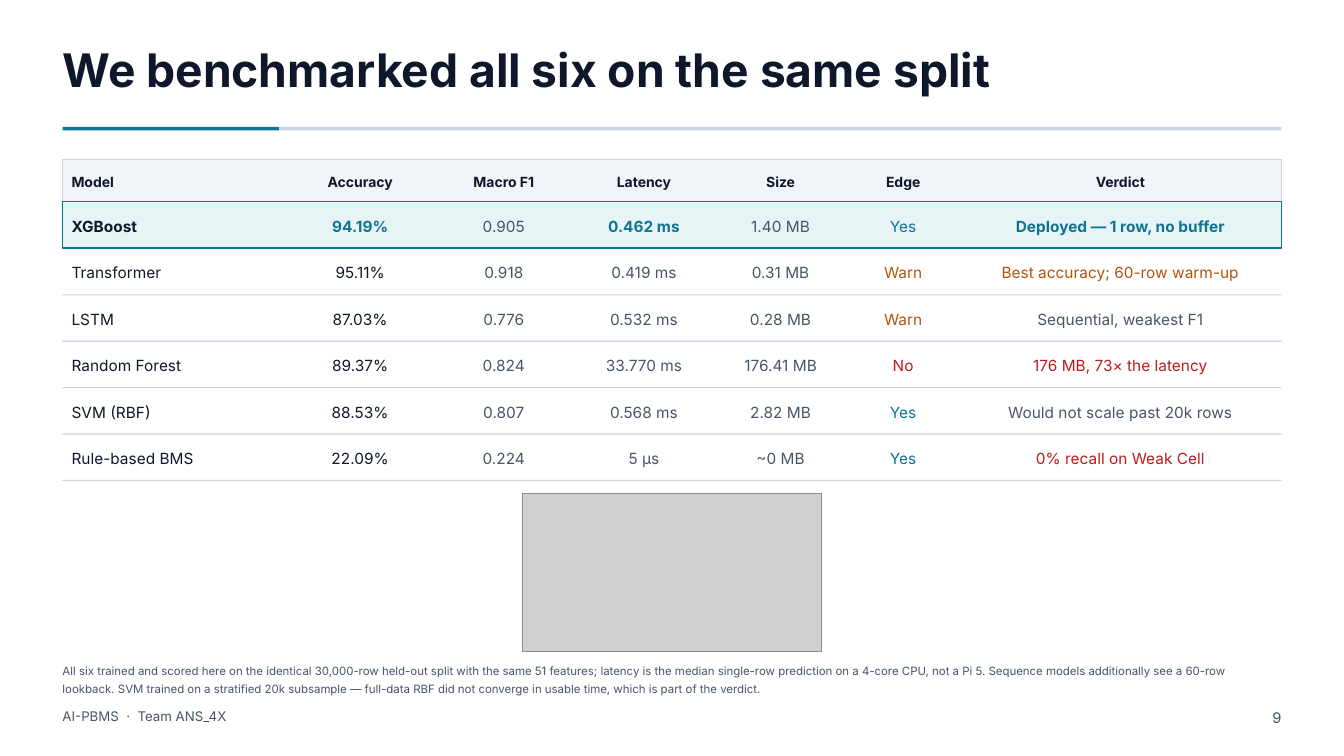
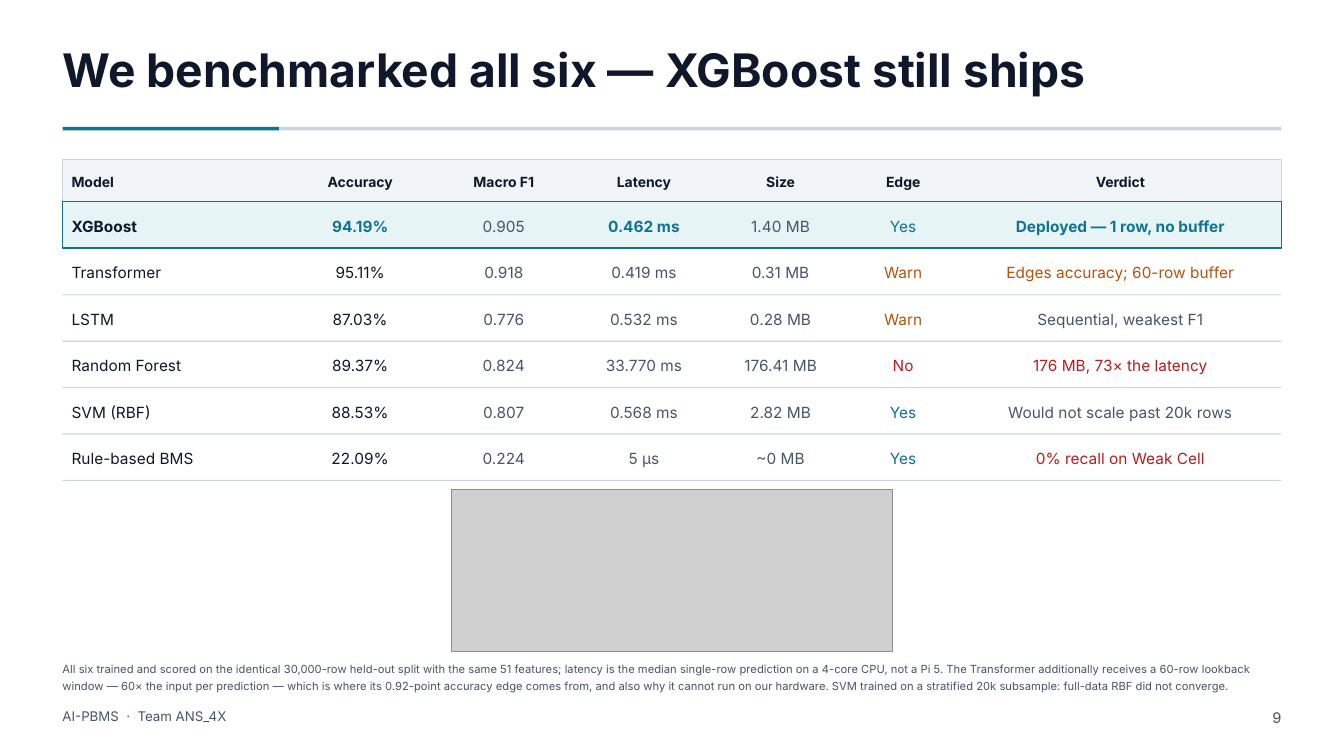
Before and after one commit to Adhi5504/Intelligent_BMS, a slide deck: slide 9 of AI_PBMS_Full_Deck.pptx. Drawn at 1344x756 pixels with LibreOffice and Linux fonts; fonts in the diff are those of the drawing; grey boxes stand for pictures. Boxes give left, top, right and bottom in pixels: in the first picture for what was removed or moved away, otherwise in the second. Text is boxed around its words. In the diff, an @@ line names an element or a change of style, - is before the commit and + after.

```diff
--- a/AI_PBMS_Full_Deck.pptx
+++ b/AI_PBMS_Full_Deck.pptx
@@ text at (62, 51, 1085, 97): text changed @@
-We benchmarked all six on the same split
+We benchmarked all six — XGBoost still ships
@@ text at (1006, 266, 1234, 282): text changed @@
-Best accuracy; 60-row warm-up
+Edges accuracy; 60-row buffer
@@ picture: place and size @@
-picture at (522, 494, 822, 651)
+picture at (452, 490, 893, 651)
@@ text at (62, 664, 1250, 693): text changed; size 8.2 to 8 pt @@
-All six trained and scored here on the identical 30,000-row held-out split with the same 51 features; latency is the median single-row prediction on a 4-core CPU, not a Pi 5. Sequence models additionally see a 60-row lookback. SVM trained on a stratified 20k subsample — full-data RBF did not converge in usable time, which is part of the verdict.
+All six trained and scored on the identical 30,000-row held-out split with the same 51 features; latency is the median single-row prediction on a 4-core CPU, not a Pi 5. The Transformer additionally receives a 60-row lookback window — 60× the input per prediction — which is where its 0.92-point accuracy edge comes from, and also why it cannot run on our hardware. SVM trained on a stratified 20k subsample: full-data RBF did not converge.
```
Also in this commit, not shown: 10 other files.
